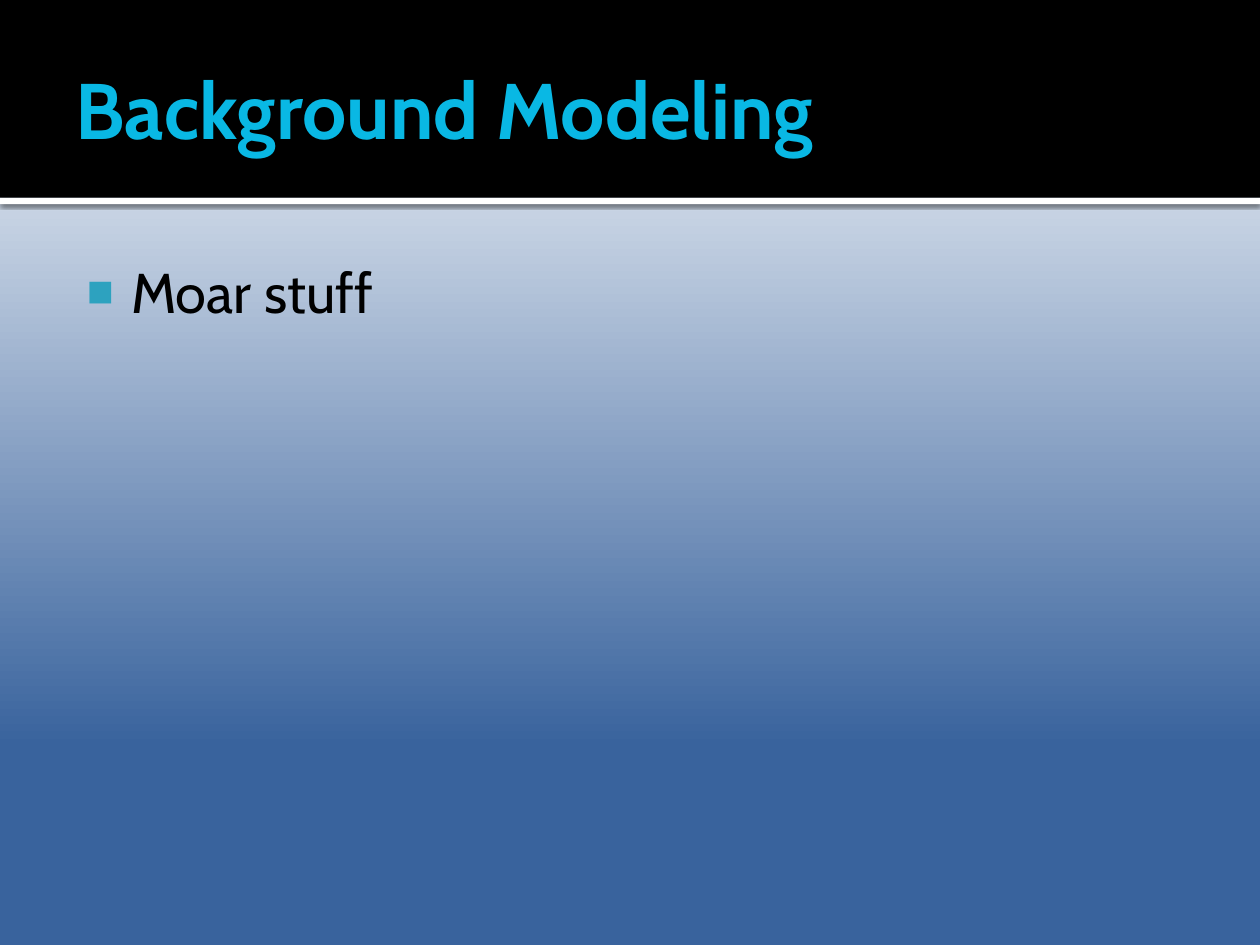
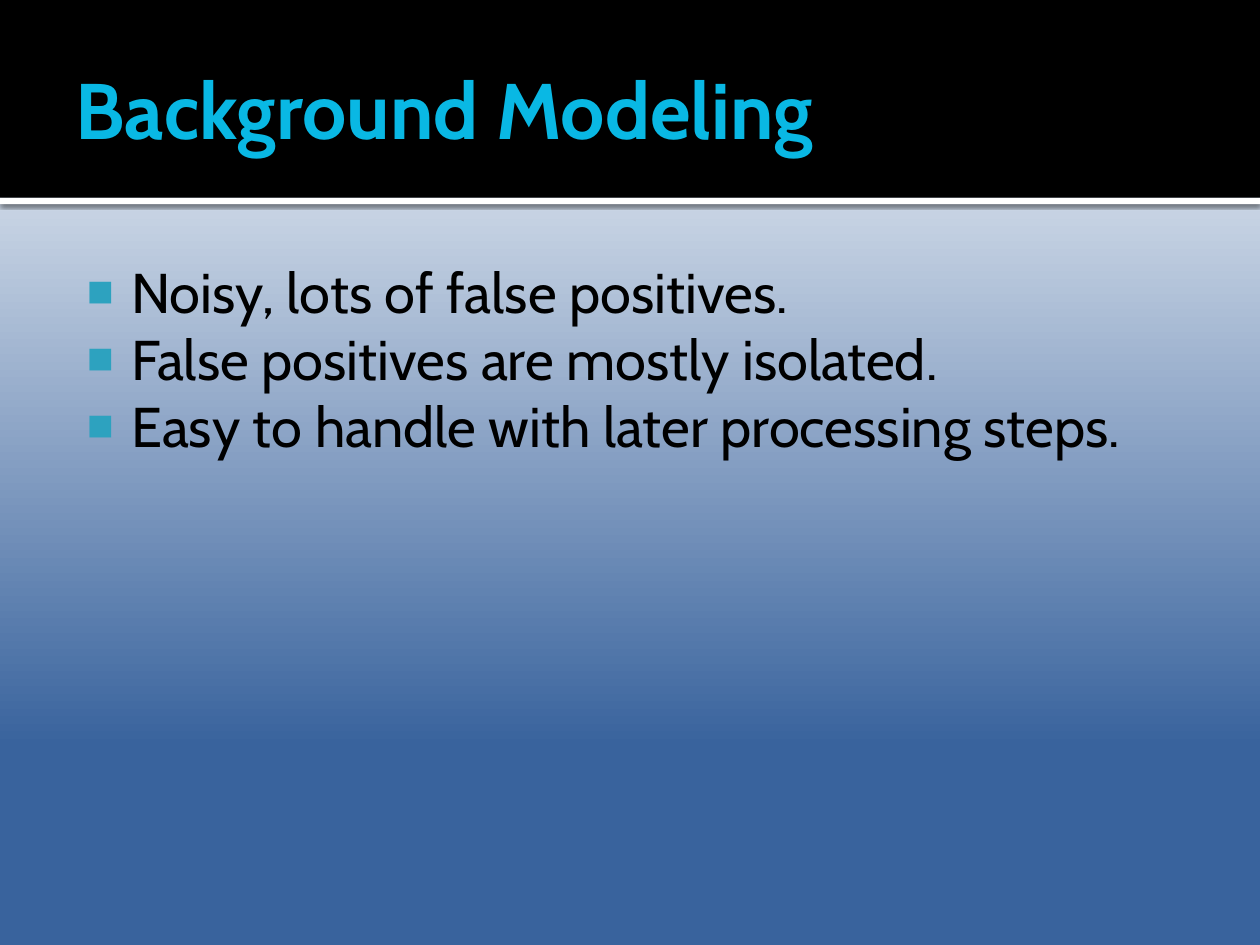
Before and after one commit to Epipolarna/Tracking, a slide deck: slide 6 of Documentation/TSBB15prez.pptx. Drawn at 1260x945 pixels with LibreOffice and Linux fonts; fonts in the diff are those of the drawing. Boxes give left, top, right and bottom in pixels: in the first picture for what was removed or moved away, otherwise in the second. Text is boxed around its words. In the diff, an @@ line names an element or a change of style, - is before the commit and + after.

```diff
--- a/Documentation/TSBB15prez.pptx
+++ b/Documentation/TSBB15prez.pptx
@@ text at box(131, 271, 1120, 460): text changed @@
-■ Moar stuff
+■ Noisy, lots of false positives.
+■ False positives are mostly isolated.
+■ Easy to handle with later processing steps.
```
Also in this commit, not shown: 1 other slide changed.
